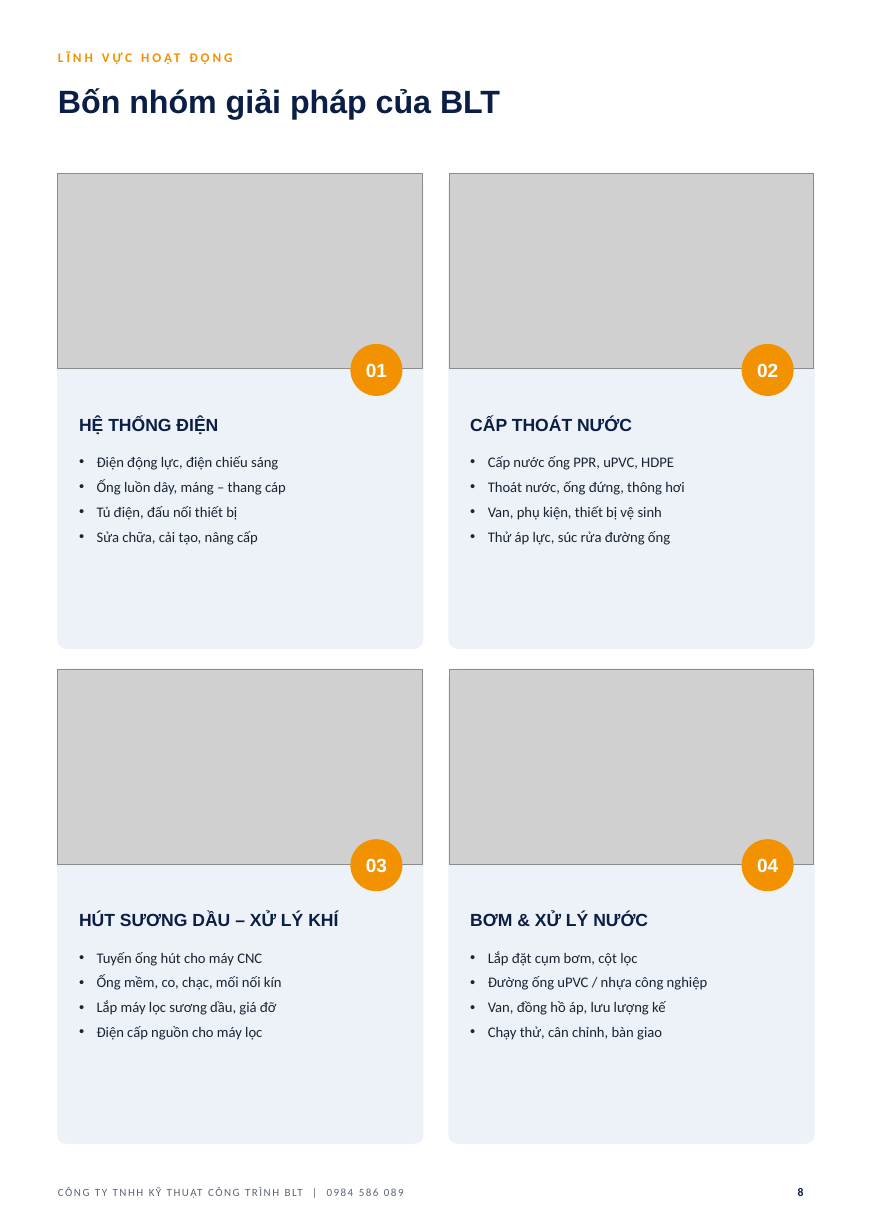
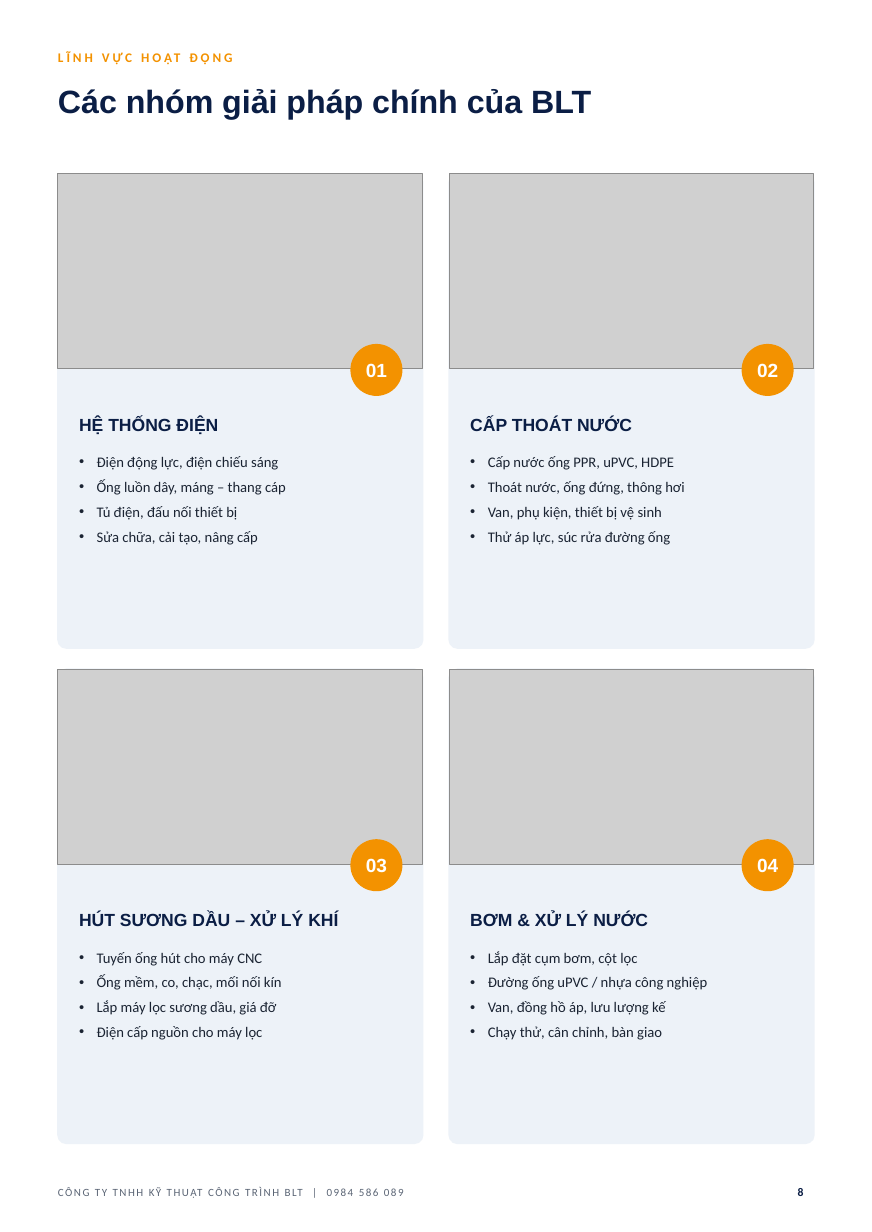
Before and after one commit to haquyenkl2-sys/C-NG-TY-CP-TH-NG-M-I-T-NG-H-P-MINH-PH-T, a slide deck: slide 8 of ho-so-nang-luc-BLT/HO_SO_NANG_LUC_BLT.pptx. Drawn at 872x1232 pixels with LibreOffice and Linux fonts; fonts in the diff are those of the drawing; grey boxes stand for pictures; background and template pictures are left out. Boxes give left, top, right and bottom in pixels: in the first picture for what was removed or moved away, otherwise in the second. Text is boxed around its words. In the diff, an @@ line names an element or a change of style, - is before the commit and + after.

```diff
--- a/ho-so-nang-luc-BLT/HO_SO_NANG_LUC_BLT.pptx
+++ b/ho-so-nang-luc-BLT/HO_SO_NANG_LUC_BLT.pptx
@@ title at (58, 89, 591, 119): text changed @@
-Bốn nhóm giải pháp của BLT
+Các nhóm giải pháp chính của BLT
```
Also in this commit, not shown: 2 other slides changed, 2 other files.
